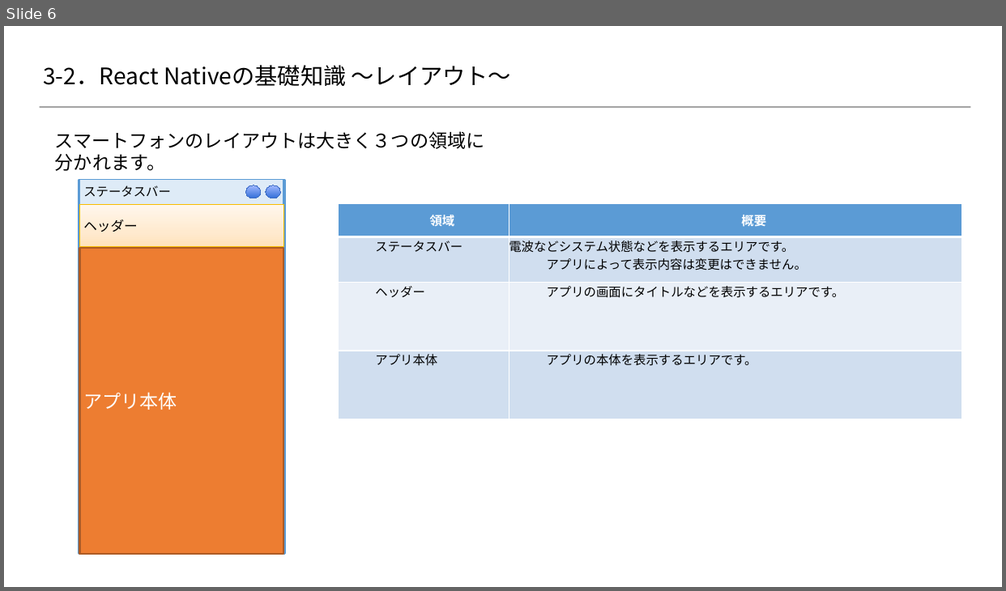
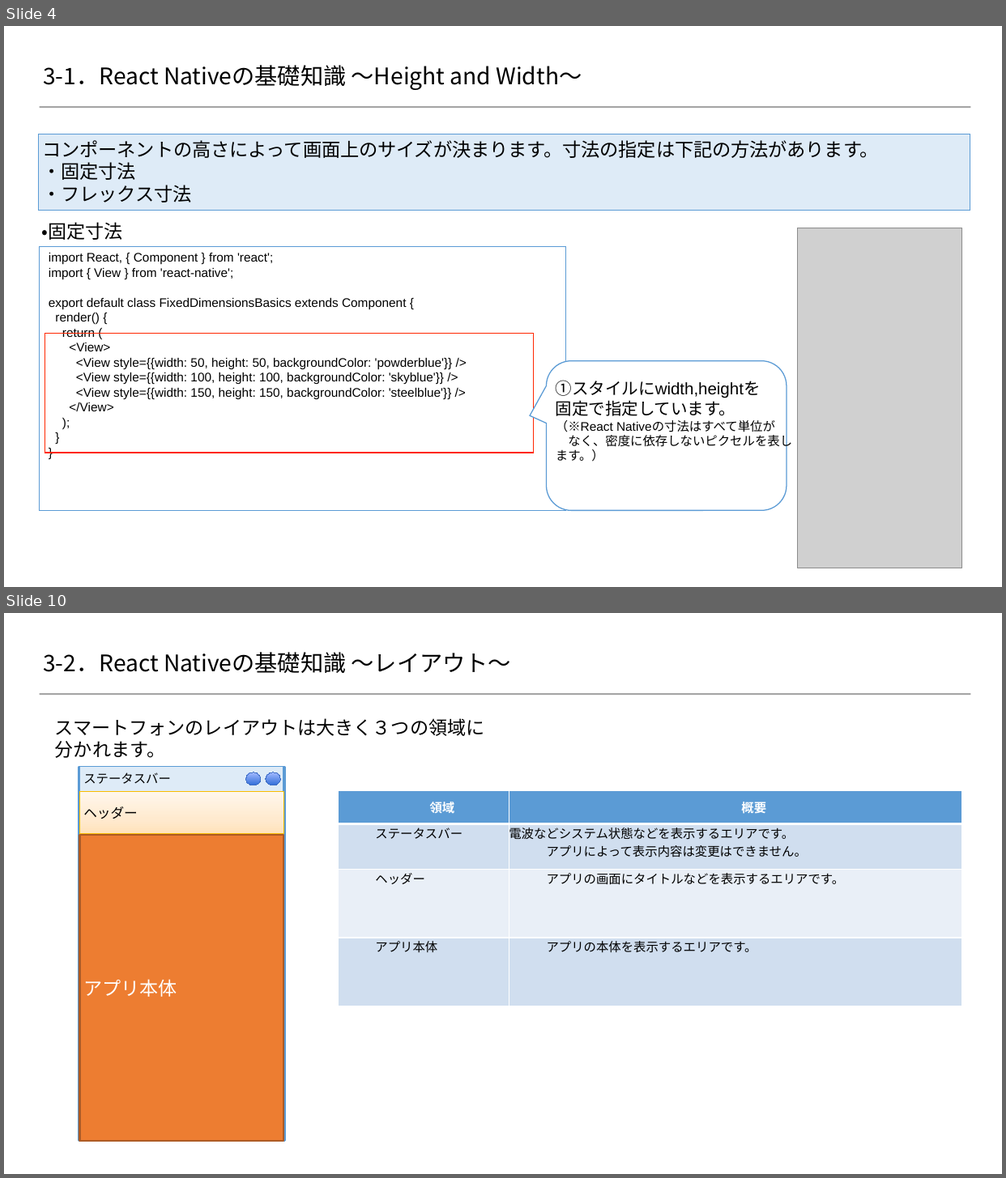
Before and after one commit to 2018SYSTEMI34/diary, a slide deck: doc/02_SlideShare/01.ネタ/３_ReactNative基礎知識/react-native.pptx. Shown one above the other, each under a label of ours: slide 6 before the commit, slides 4 and 10 after it; the slides between them are not shown. The pictures are 1006x591 and 1006x1178 pixels, drawn with LibreOffice and Linux fonts; fonts in the diff are those of the drawing; grey boxes stand for pictures; background and template pictures are left out. Boxes give left, top, right and bottom in pixels: in the first picture for what was removed or moved away, otherwise in the second. Text is boxed around its words. In the diff, an @@ line names an element or a change of style, - is before the commit and + after.

Commit message:
ReactNative基礎知識_ページ追加
ReactNative基礎知識_ページ追加

```diff
--- a/doc/02_SlideShare/01.ネタ/３_ReactNative基礎知識/react-native.pptx
+++ b/doc/02_SlideShare/01.ネタ/３_ReactNative基礎知識/react-native.pptx
@@ slide 4 added at [4,26,1002,587], background #FFFFFF; not listed: 1 template element that a slide beside it also shows @@
@@ title added at [43,65,582,90], 22 pt, text #000000 @@
+3-1．React Nativeの基礎知識 ～Height and Width～
@@ text added at [39,134,970,210], fill #DEEBF7, outline #5B9BD5 1 pt, 18 pt, text #000000 @@
+コンポーネントの高さによって画面上のサイズが決まります。寸法の指定は下記の方法があります。
+・固定寸法
+・フレックス寸法
@@ text added at [41,222,122,240], 18 pt, text #000000 @@
+・固定寸法
@@ picture added at [798,228,962,568] @@
@@ rectangle added at [39,247,566,511], fill #FFFFFF, outline #5B9BD5 1 pt @@
@@ text added at [49,253,453,412], 12 pt, text #000000 @@
+import React, { Component } from 'react';
+import { View } from 'react-native';
+export default class FixedDimensionsBasics extends Component {
+render() {
+return (
+<View>
+<View style={{width: 50, height: 50, backgroundColor: 'powderblue'}} />
+<View style={{width: 100, height: 100, backgroundColor: 'skyblue'}} />
+<View style={{width: 150, height: 150, backgroundColor: 'steelblue'}} />
+</View>
+);
+}
+}
@@ rectangle added at [44,334,533,454], outline #FF2600 1 pt @@
@@ rounded speech box added at [547,361,787,511], fill #FFFFFF, outline #5B9BD5 1 pt @@
@@ text added at [556,380,792,462], 12 pt, text #000000 @@
+①スタイルにwidth,heightを
+固定で指定しています。
+（※React Nativeの寸法はすべて単位が
+なく、密度に依存しないピクセルを表します。）
@@ what was slide 6 is now slide 10 @@
```
Also in this commit, not shown: 3 slides changed, 5 other slides added, 2 slides removed.
